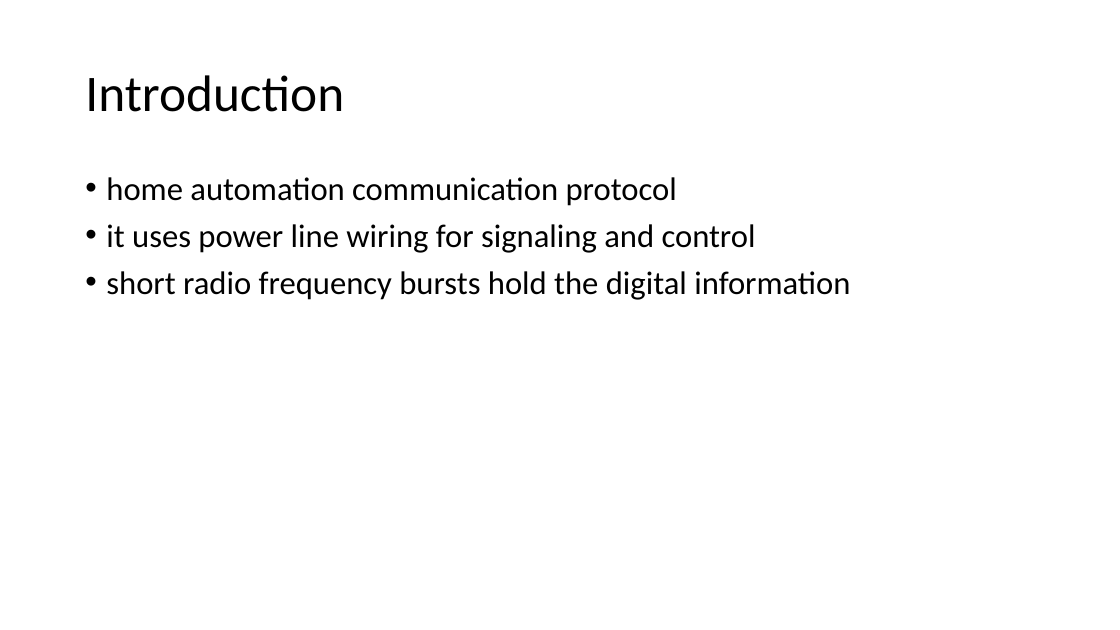
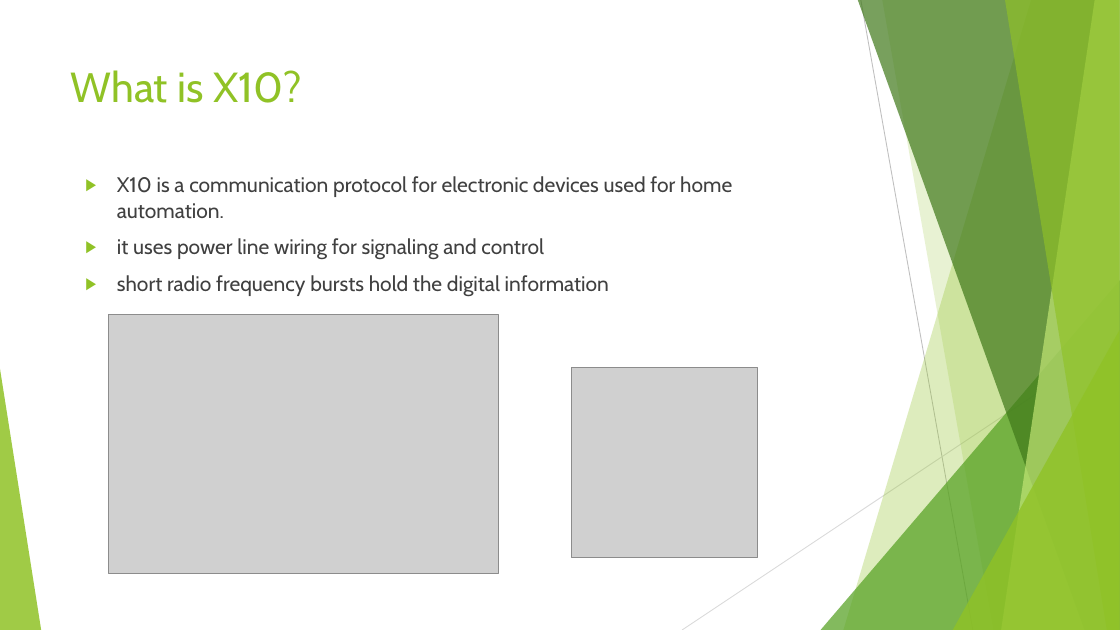
Before and after one commit to alghammariosmah/ulnoiot, a slide deck: slide 2 of teams/aast/altenhofer/2017_06_14/research_x10.pptx (slide 1 before the commit). Drawn at 1120x630 pixels with LibreOffice and Linux fonts; fonts in the diff are those of the drawing; grey boxes stand for pictures. Boxes give left, top, right and bottom in pixels: in the first picture for what was removed or moved away, otherwise in the second. Text is boxed around its words. In the diff, an @@ line names an element or a change of style, - is before the commit and + after.

```diff
--- a/teams/aast/altenhofer/2017_06_14/research_x10.pptx
+++ b/teams/aast/altenhofer/2017_06_14/research_x10.pptx
@@ title added at box(71, 70, 302, 103), 36 pt, text #90C226 @@
+What is X10?
@@ title removed at box(85, 75, 344, 112) @@
-Introduction
@@ text at box(117, 176, 732, 218): text changed; size 28 to 18 pt; font Calibri to Cabin; text colour #000000 to #404040 @@
-• home automation communication protocol
+▶ X10 is a communication protocol for electronic devices used for home automation.
@@ text at box(117, 238, 609, 297): size 28 to 18 pt, font Calibri to Cabin, text colour #000000 to #404040 in "it uses power line wiring for signaling ...", "short radio frequency bursts hold the digital ..."; bullet • to ▶; line spacing 0.9 to 1 @@
@@ picture added at box(109, 315, 498, 574) @@
@@ group added at box(0, 0, 1120, 630): 5 freeform shapes, 3 triangles, 2 lines @@
@@ picture added at box(571, 368, 758, 558) @@
```
Also in this commit, not shown: 2 other slides changed, 5 slides added, 14 other files.
